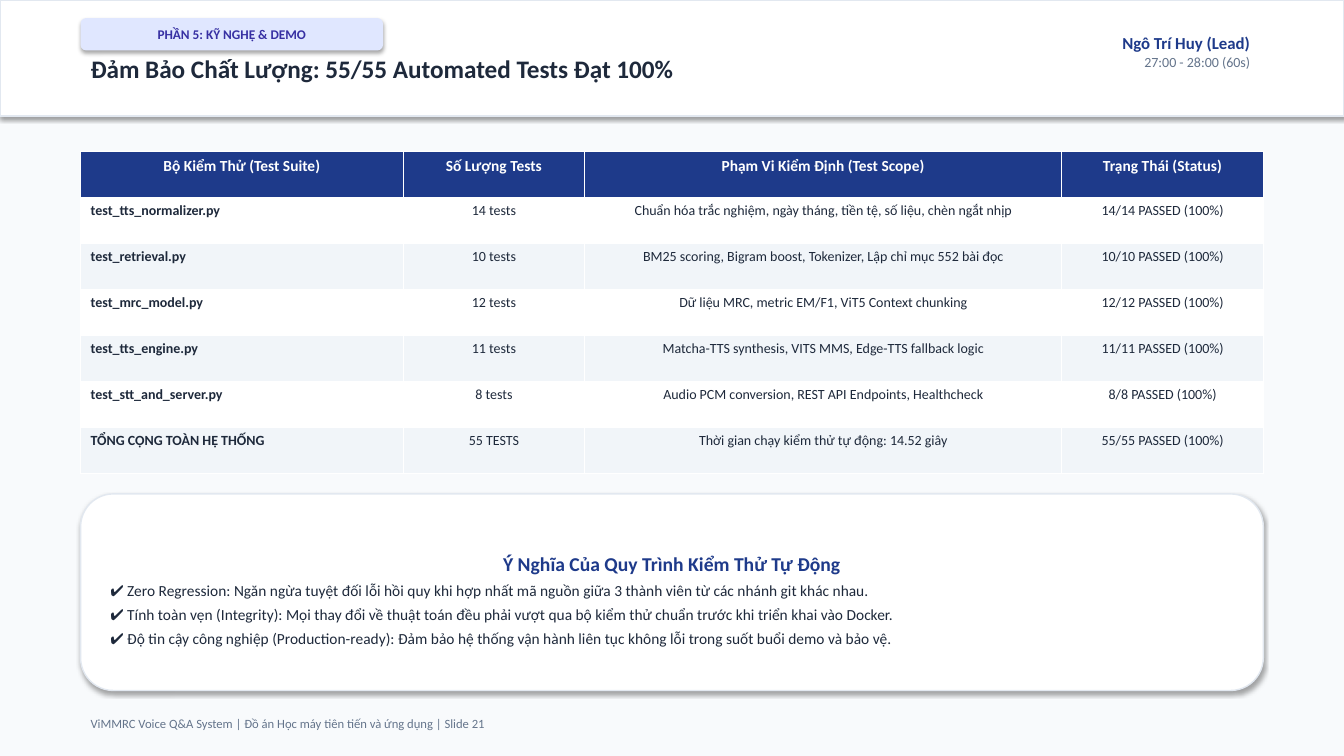
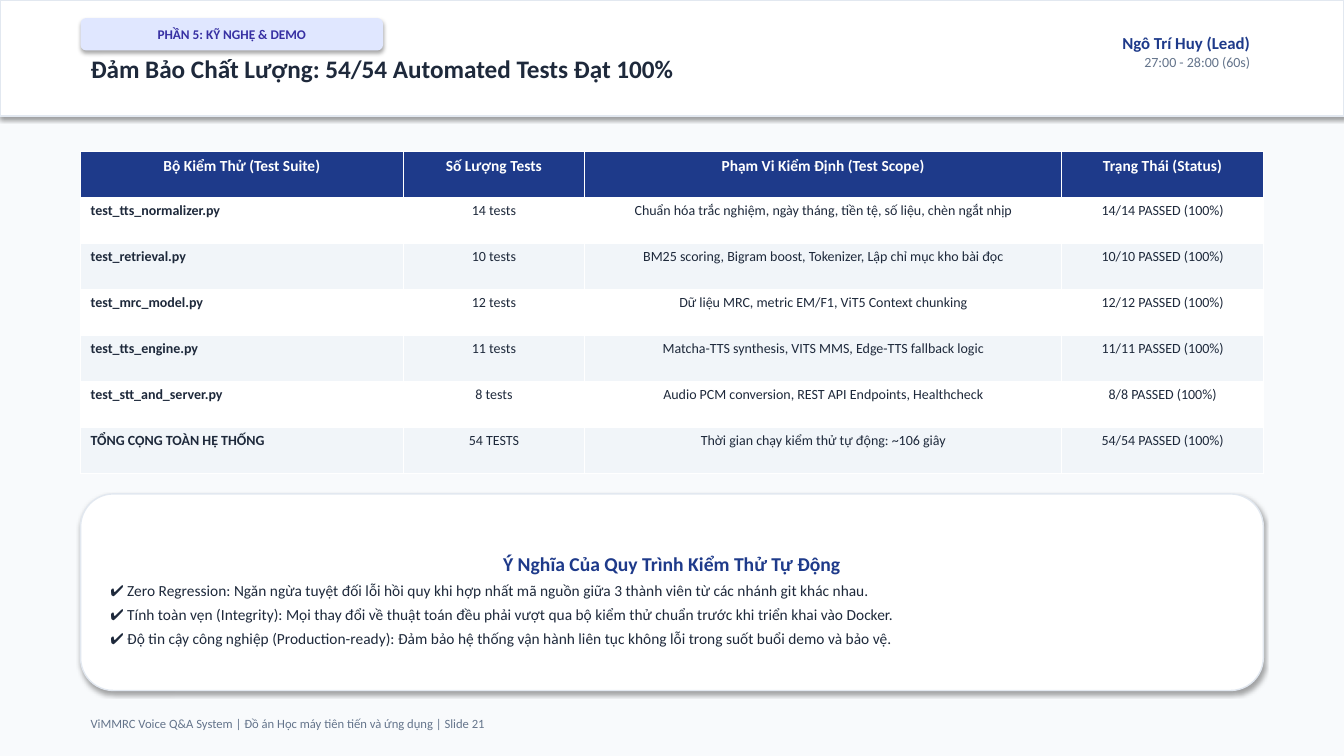
Before and after one commit to ngohuy04022000/vimmrc-qa-voice, a slide deck: slide 21 of docs/ViMMRC_Presentation_30min.pptx. Drawn at 1344x756 pixels with LibreOffice and Linux fonts; fonts in the diff are those of the drawing. Boxes give left, top, right and bottom in pixels: in the first picture for what was removed or moved away, otherwise in the second. Text is boxed around its words. In the diff, an @@ line names an element or a change of style, - is before the commit and + after.

```diff
--- a/docs/ViMMRC_Presentation_30min.pptx
+++ b/docs/ViMMRC_Presentation_30min.pptx
@@ text at <box>91,59,673,83</box>: text changed @@
-Đảm Bảo Chất Lượng: 55/55 Automated Tests Đạt 100%
+Đảm Bảo Chất Lượng: 54/54 Automated Tests Đạt 100%
@@ table at <box>81,151,1263,474</box> @@
-row 3, column 3: BM25 scoring, Bigram boost, Tokenizer, Lập chỉ mục 552 bài đọc
+row 3, column 3: BM25 scoring, Bigram boost, Tokenizer, Lập chỉ mục kho bài đọc
-row 7: TỔNG CỘNG TOÀN HỆ THỐNG | 55 TESTS | Thời gian chạy kiểm thử tự động: 14.52 giây | 55/55 PASSED (100%)
+row 7: TỔNG CỘNG TOÀN HỆ THỐNG | 54 TESTS | Thời gian chạy kiểm thử tự động: ~106 giây | 54/54 PASSED (100%)
```
Also in this commit, not shown: 9 other slides changed, 14 other files.
